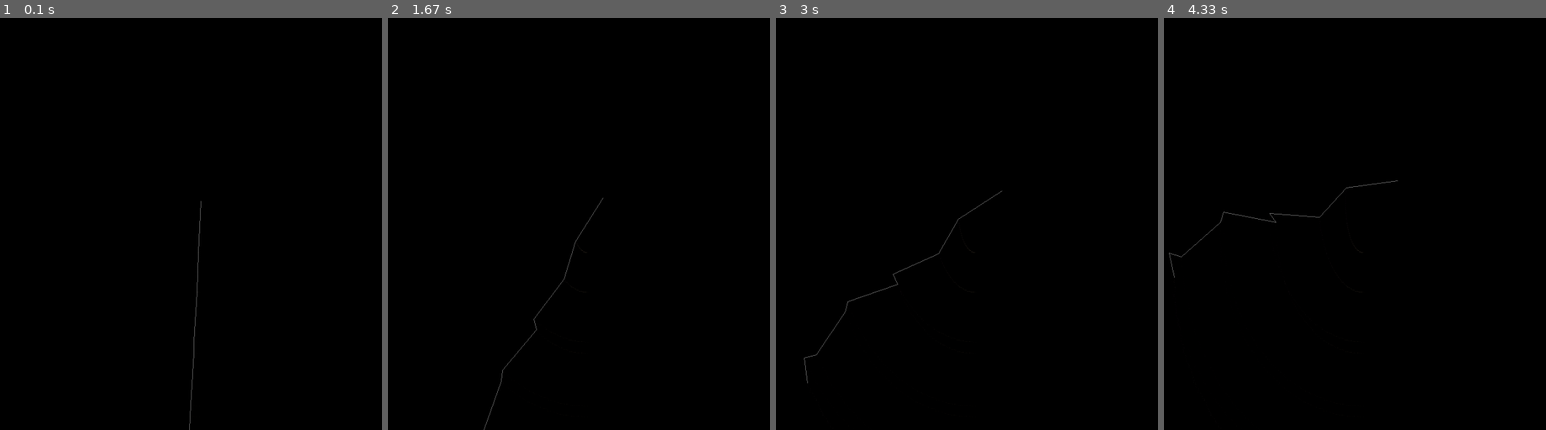
Above: before the commit, frames 1-4 (left to right).
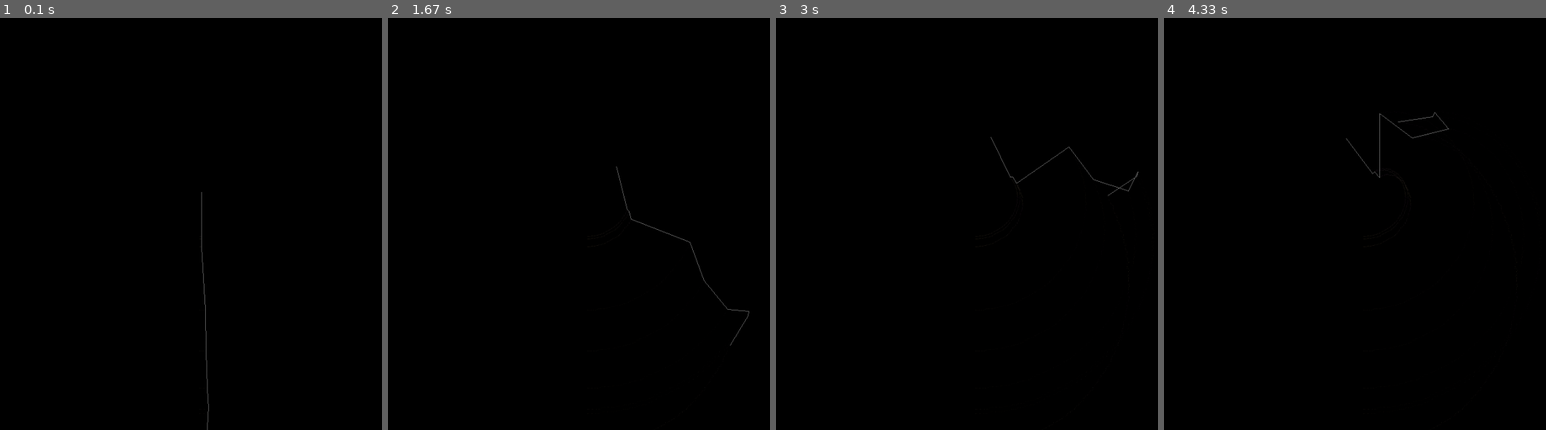
Above: after the commit, the same moments.

Repository: gunny26/pygame
Game: pygame game, started from effects/Hands.py
Same seed, same stepped clock (60 frames per second), same inputs: the game is played once before the commit and once after it.
Inputs:
- Up to frame 1 (0.1 s): no input
- Up to frame 2 (1.67 s): no input
- Up to frame 3 (3 s): no input
- Up to frame 4 (4.33 s): no input

The runs differ from the first frame. In frame 1, 0.3% of the frame differs, in the area x 49-55%, y 42-100%; in frame 2, 0.3%; in frame 3, 0.3%; in frame 4, 0.3%, in the area x 1-75%, y 22-64%.

Commit message:
new Fourier Animation

Diff:
--- /dev/null
+++ b/effects/Fourier.py
@@ -0,0 +1,146 @@
+#!/usr/bin/python
+#
+import random
+import math
+# non std modules
+import pygame
+from pygame import gfxdraw
+# own modules
+from RgbColorGradient import get_rgb_color_gradient
+
+FPS = 50
+DIM = (640, 480)
+SINS = [math.sin(math.radians(degree)) for degree in range(360)]
+PALETTE = get_rgb_color_gradient((200, 180, 130, 10), (128, 90, 130, 10), 256)
+PALETTE_GLOW = get_rgb_color_gradient((0, 0, 100, 255), (255, 255, 0, 100), 256)
+
+
+def draw_path(surface, points, palette, skipzero=True):
+    """
+    draw some fading line
+    """
+    start = points[0]
+    l_palette = len(palette)
+    for index, point in enumerate(points[1:]):
+        if skipzero and point == pygame.Vector2(0, 0):
+            continue
+        pygame.draw.line(surface, palette[index % l_palette], start, point)
+        start = point
+
+
+class Fourier:
+    """ Fourier Animation, left side showing some oscillating vector, right side timelines of x,y,radius,phi """
+
+    def __init__(self, dim: tuple, parts=1):
+        """
+        :param surface: surface to draw on
+        :param center: center of calculations in (x, y)
+        :param amplitude: maximum amplitude of single part
+        :param pats: number of parts to generate
+        """
+        self.dim = dim
+        self.parts = parts
+        self.surface = pygame.Surface(dim)
+        # set some values
+        self.width, self.height = dim
+        # create some random set of amplitudes and frequencies
+        self.parts = self._initialize_parts(parts)
+        # maximum radius and center of oscillator
+        self.radius = self.height // 2
+        self.center = pygame.Vector2(self.width // 4, self.height // 2)
+        # timeserie stuff
+        self.timeseries_x = self.width // 2
+        self.timeseries = [0.0] * 512  # storing the timeseries data
+        # path of points, some sort of afterglow
+        self.path = [self.center] * 256  # storing latest points in (x, y)
+        # standard framecounter
+        self.framecount = 0
+
+    def _initialize_parts(self, parts):
+        """
+        initialize vectors
+        """
+        # create some random set of amplitudes and frequencies
+        _parts = []
+        length = 1.0 / 2  # maximum length by 2 for the first segment
+        for i in range(parts):
+            # random length of vector would be aso an alternative
+            vector = pygame.Vector2(length, 0.0)  # vector starting position
+            velocity = 16 * (random.random() - 0.5)  # angle velocity
+            _parts.append((vector, velocity))
+            length /= 2
+        # if sum of all length is above 1, the vectors must be scaled to fit on screen
+        total_length = sum([vector.length() for vector, _  in _parts])  # total length
+        factor = 1 / total_length
+        # total_length will be scaled to 1, and any vector in it will be downscaled
+        _parts = [(vector * factor, velocity) for vector, velocity in _parts]
+        return _parts
+
+    def update(self):
+        """blit pixelarray to surface"""
+        self.surface.fill(0)
+        center = self.center
+        radius = self.radius
+        for vector, velocity in self.parts:
+            target = center + vector.rotate(self.framecount * velocity) * radius
+            pygame.draw.line(self.surface, (255, 255, 255, 255), center, target)
+            center = target
+        self.timeseries.append(center)  # add last y
+        self.timeseries.pop(0)  # pop first entry
+        self.path.append(center)
+        self.path.pop(0)
+        graph_y =  self.height // 12
+        # drawing timeseries for imaginary part
+        points = [(self.timeseries_x + index, graph_y + vector.y // 4) for index, vector in enumerate(self.timeseries[::2]) if vector]
+        if len(points) > 2:
+            pygame.draw.lines(self.surface, (255, 0, 0, 255), False, points)
+        # drawing timeseries for real part
+        points = [(self.timeseries_x + index, 3 * graph_y + vector.x // 4) for index, vector in enumerate(self.timeseries[::2]) if vector]
+        if len(points) > 2:
+            pygame.draw.lines(self.surface, (0, 255, 0, 255), False, points)
+        # drawing timeseries for polar radius
+        points = [(self.timeseries_x + index, 6 * graph_y + vector.as_polar()[0] // 4) for index, vector in enumerate(self.timeseries[::2]) if vector]
+        if len(points) > 2:
+            pygame.draw.lines(self.surface, (0, 150, 150, 255), False, points)
+        # drawing timeseries for phi angle
+        points = [(self.timeseries_x + index, 8 * graph_y + vector.as_polar()[1] // 4) for index, vector in enumerate(self.timeseries[::2]) if vector]
+        if len(points) > 2:
+            pygame.draw.lines(self.surface, (150, 150, 0, 255), False, points)
+        # draw path of circle
+        draw_path(self.surface, self.path[1:], PALETTE_GLOW)
+        # pygame.draw.lines(self.surface, (0, 255, 0, 100), False, self.path)
+        self.framecount += 1
+        return self.surface
+
+
+def main():
+    try:
+        pygame.display.init()
+        surface = pygame.display.set_mode(DIM)
+        effects = [
+            Fourier(DIM, 10),
+        ]
+        clock = pygame.time.Clock()
+        pause = False
+        while True:
+            clock.tick(FPS)
+            events = pygame.event.get()
+            for event in events:
+                if event.type == pygame.QUIT:
+                    pygame.quit()
+            keyinput = pygame.key.get_pressed()
+            if keyinput is not None:
+                if keyinput[pygame.K_ESCAPE]:
+                    pygame.quit()
+            if pause is not True:
+                surface.fill((0, 0, 0))
+                for effect in effects:
+                    surface.blit(effect.update(), (0, 0))
+                pygame.display.flip()
+            pygame.display.set_caption("frame rate: %.2f frames per second" % clock.get_fps())
+    except KeyboardInterrupt:
+        pygame.quit()
+
+
+if __name__ == '__main__':
+    main()
--- a/effects/Hands.py
+++ b/effects/Hands.py
@@ -7,6 +7,8 @@
 from pygame import gfxdraw
 # own modules
 from RgbColorGradient import get_rgb_color_gradient
+
+FPS = 500
 
 class Hands:
     """Plasma Generator"""
@@ -118,16 +120,15 @@
 
 def main():
     try:
-        fps = 50
-        pygame.init()
+        pygame.display.init()
         surface = pygame.display.set_mode((1024, 768))
         effects = [
-            Hands(surface, (512, 350), 200, 10),
+            Hands2(surface, (512, 350), 200, 10),
         ]
-        # clock = pygame.time.Clock()
+        clock = pygame.time.Clock()
         pause = False
         while True:
-            # clock.tick(fps)
+            clock.tick(FPS)
             events = pygame.event.get()
             for event in events:
                 if event.type == pygame.QUIT:
@@ -141,7 +142,7 @@
                 for effect in effects:
                     effect.update()
                 pygame.display.flip()
-            #pygame.display.set_caption("frame rate: %.2f frames per second" % clock.get_fps())
+            pygame.display.set_caption("frame rate: %.2f frames per second" % clock.get_fps())
     except KeyboardInterrupt:
         pygame.quit()
 
